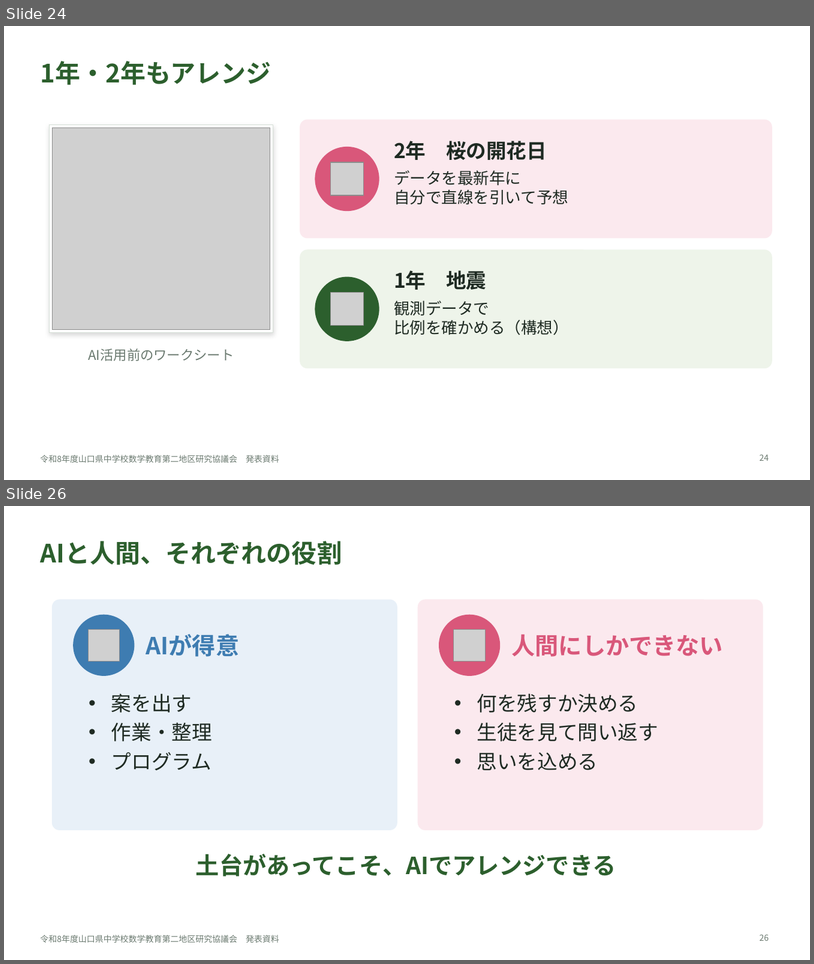
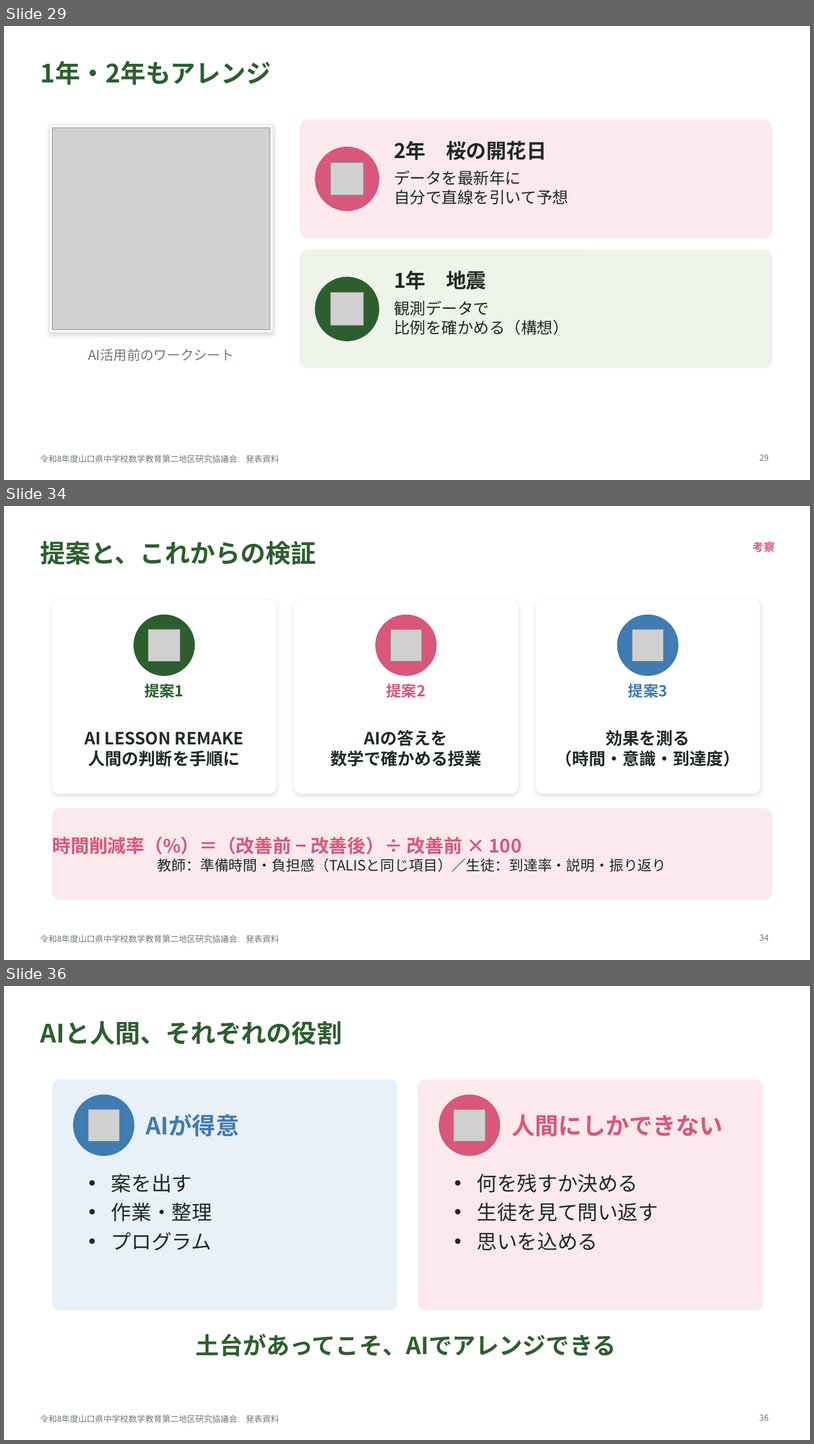
Before and after one commit to margiela14th-sudo/my-ai-project, a slide deck: 07_完成資料/県大会発表_生成AI授業再構築.pptx. Shown one above the other, each under a label of ours: slides 24 and 26 before the commit, slides 29, 34 and 36 after it; the slides between them are not shown. The pictures are 814x964 and 814x1444 pixels, drawn with LibreOffice and Linux fonts; fonts in the diff are those of the drawing; grey boxes stand for pictures. Boxes give left, top, right and bottom in pixels: in the first picture for what was removed or moved away, otherwise in the second. Text is boxed around its words. In the diff, an @@ line names an element or a change of style, - is before the commit and + after.

```diff
--- a/07_完成資料/県大会発表_生成AI授業再構築.pptx
+++ b/07_完成資料/県大会発表_生成AI授業再構築.pptx
@@ slide 34 added at bbox=[4, 506, 810, 960], background #FFFFFF; not listed: 1 template element that a slide beside it also shows @@
@@ title added at bbox=[40, 541, 316, 565], 30 pt, text #2C5F2D, bold @@
+提案と、これからの検証
@@ text added at bbox=[753, 541, 775, 552], 13 pt, text #D9577A, bold @@
+考察
@@ rounded rectangle added at bbox=[53, 600, 276, 793], fill #FFFFFF, outline #FFFFFF 1 pt @@
@@ rounded rectangle added at bbox=[294, 600, 518, 793], fill #FFFFFF, outline #FFFFFF 1 pt @@
@@ rounded rectangle added at bbox=[536, 600, 760, 793], fill #FFFFFF, outline #FFFFFF 1 pt @@
@@ ellipse added at bbox=[134, 615, 195, 675], fill #2C5F2D, outline #2C5F2D 1 pt @@
@@ picture added at bbox=[149, 630, 180, 661] @@
@@ ellipse added at bbox=[376, 615, 437, 675], fill #D9577A, outline #D9577A 1 pt @@
@@ picture added at bbox=[390, 630, 422, 661] @@
@@ ellipse added at bbox=[618, 615, 678, 675], fill #3E7CB1, outline #3E7CB1 1 pt @@
@@ picture added at bbox=[633, 630, 664, 661] @@
@@ text added at bbox=[144, 683, 183, 698], 18 pt, text #2C5F2D, bold @@
+提案1
@@ text added at bbox=[387, 683, 426, 697], 18 pt, text #D9577A, bold @@
+提案2
@@ text added at bbox=[629, 683, 668, 698], 18 pt, text #3E7CB1, bold @@
+提案3
@@ text added at bbox=[84, 732, 244, 766], 20 pt, text #1E2A22, bold @@
+AI LESSON REMAKE
+人間の判断を手順に
@@ text added at bbox=[330, 730, 482, 766], 20 pt, text #1E2A22, bold @@
+AIの答えを
+数学で確かめる授業
@@ text added at bbox=[555, 730, 740, 766], 20 pt, text #1E2A22, bold @@
+効果を測る
+（時間・意識・到達度）
@@ rounded rectangle added at bbox=[53, 808, 772, 899], fill #FBE9EE, outline #FBE9EE 1 pt @@
@@ text added at bbox=[53, 836, 667, 871], 17 pt, text #1E2A22 @@
+時間削減率（%）＝（改善前 − 改善後）÷ 改善前 × 100
+教師：準備時間・負担感（TALISと同じ項目）／生徒：到達率・説明・振り返り
@@ page number added at bbox=[760, 934, 770, 940], 10 pt, text #6B7A70 @@
+34
@@ what was slide 24 is now slide 29 @@
@@ page number at bbox=[760, 454, 770, 460]: text changed @@
-24
+29
@@ what was slide 26 is now slide 36 @@
@@ page number at bbox=[760, 1414, 770, 1420]: text changed @@
-26
+36
```
Also in this commit, not shown: 2 slides changed, 9 other slides added, 1 slide removed, 14 other files.
